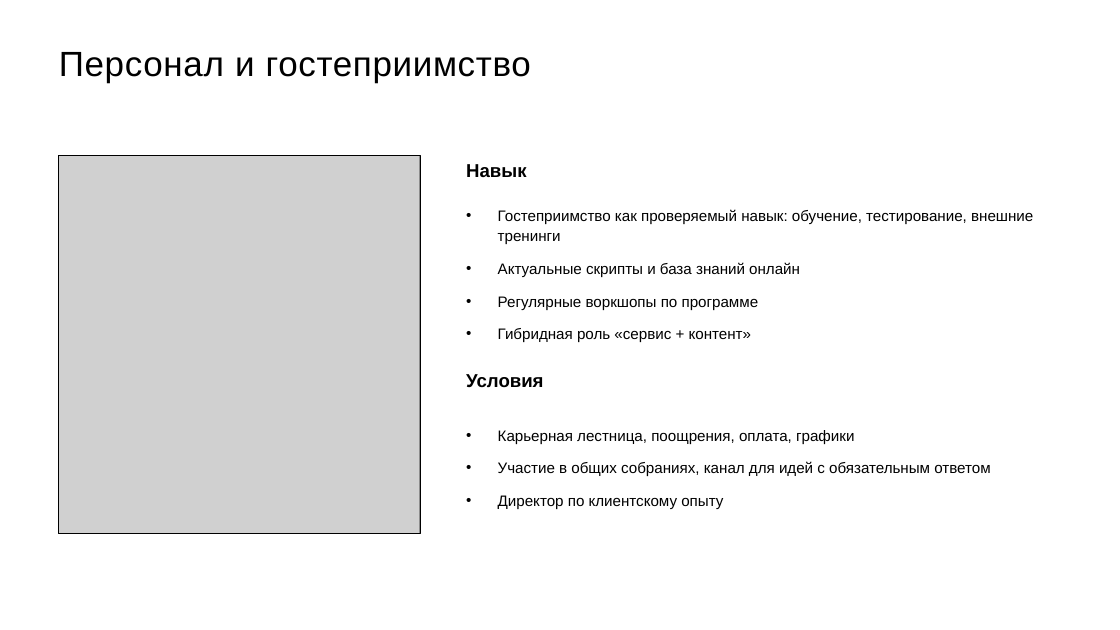
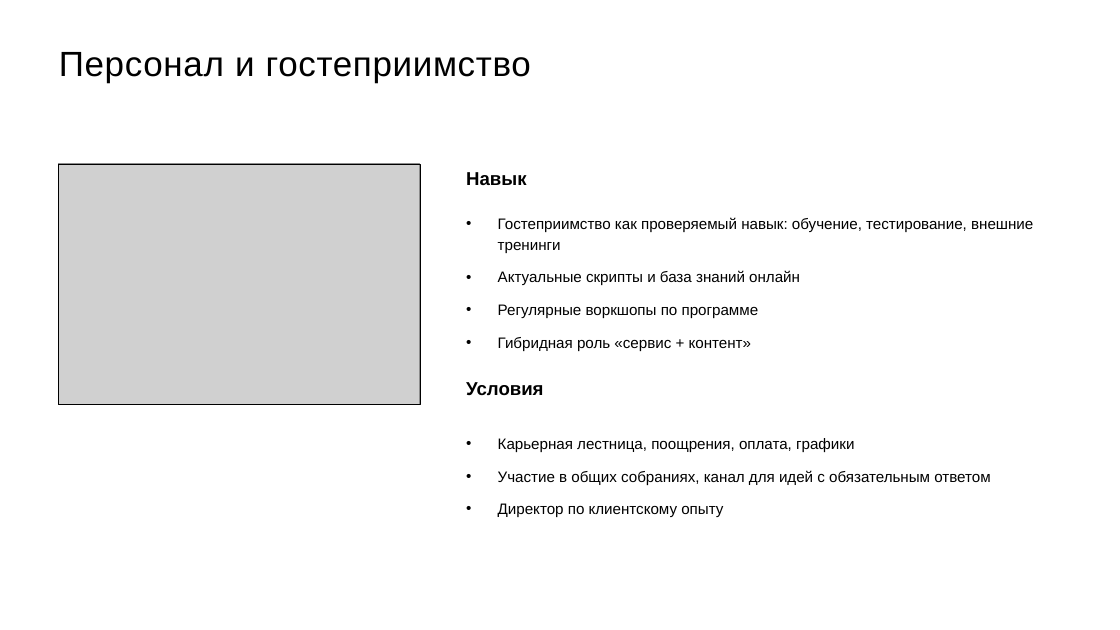
Before and after one commit to skrasin/ges-2, a slide deck: slide 7 of docs/strategy/ges2-service-cx-proposal.pptx (slide 8 before the commit). Drawn at 1120x630 pixels with LibreOffice and Linux fonts; fonts in the diff are those of the drawing; grey boxes stand for pictures. Boxes give left, top, right and bottom in pixels: in the first picture for what was removed or moved away, otherwise in the second. Text is boxed around its words. In the diff, an @@ line names an element or a change of style, - is before the commit and + after.

```diff
--- a/docs/strategy/ges2-service-cx-proposal.pptx
+++ b/docs/strategy/ges2-service-cx-proposal.pptx
@@ rectangle: place and size @@
-rectangle at [59,155,420,534]
+rectangle at [59,164,420,405]
@@ picture: place and size @@
-picture at [59,155,420,534]
+picture at [59,164,420,405]
@@ 4 texts: place and size @@
-4 texts at [466,164,1033,509]
+4 texts at [466,172,1033,517]
```
Also in this commit, not shown: 9 other slides changed, 1 slide removed, 8 other files.
